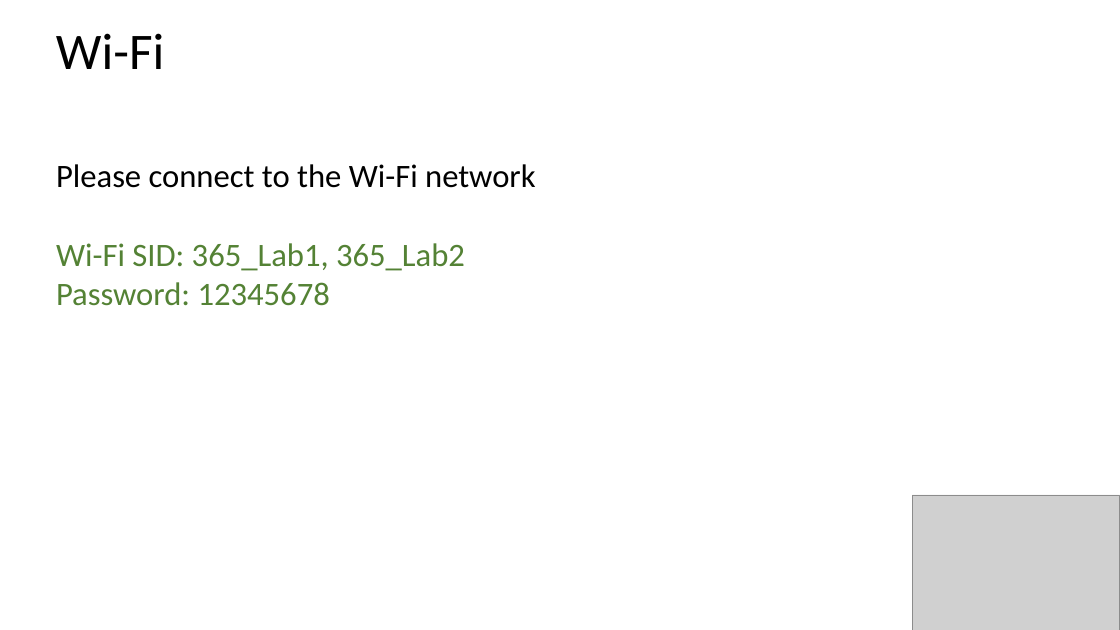
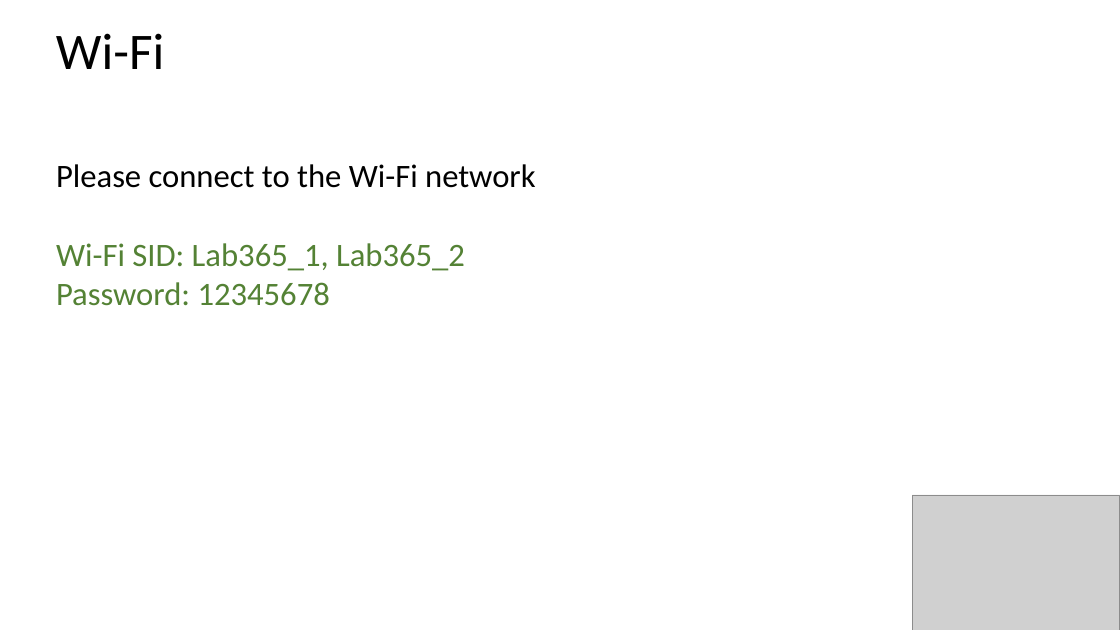
Before and after one commit to PyroJoke/AzureBootcamp2015Kharkiv, a slide deck: slide 7 of Presentations/GAB2015-Keynote.pptx (slide 5 before the commit). Drawn at 1120x630 pixels with LibreOffice and Linux fonts; fonts in the diff are those of the drawing; grey boxes stand for pictures. Boxes give left, top, right and bottom in pixels: in the first picture for what was removed or moved away, otherwise in the second. Text is boxed around its words. In the diff, an @@ line names an element or a change of style, - is before the commit and + after.

Commit message:
updated keynote

```diff
--- a/Presentations/GAB2015-Keynote.pptx
+++ b/Presentations/GAB2015-Keynote.pptx
@@ text at [56,243,465,271]: text changed @@
-Wi-Fi SID: 365_Lab1, 365_Lab2
+Wi-Fi SID: Lab365_1, Lab365_2
```
Also in this commit, not shown: 3 other slides changed, 2 slides added, 1 other file.
